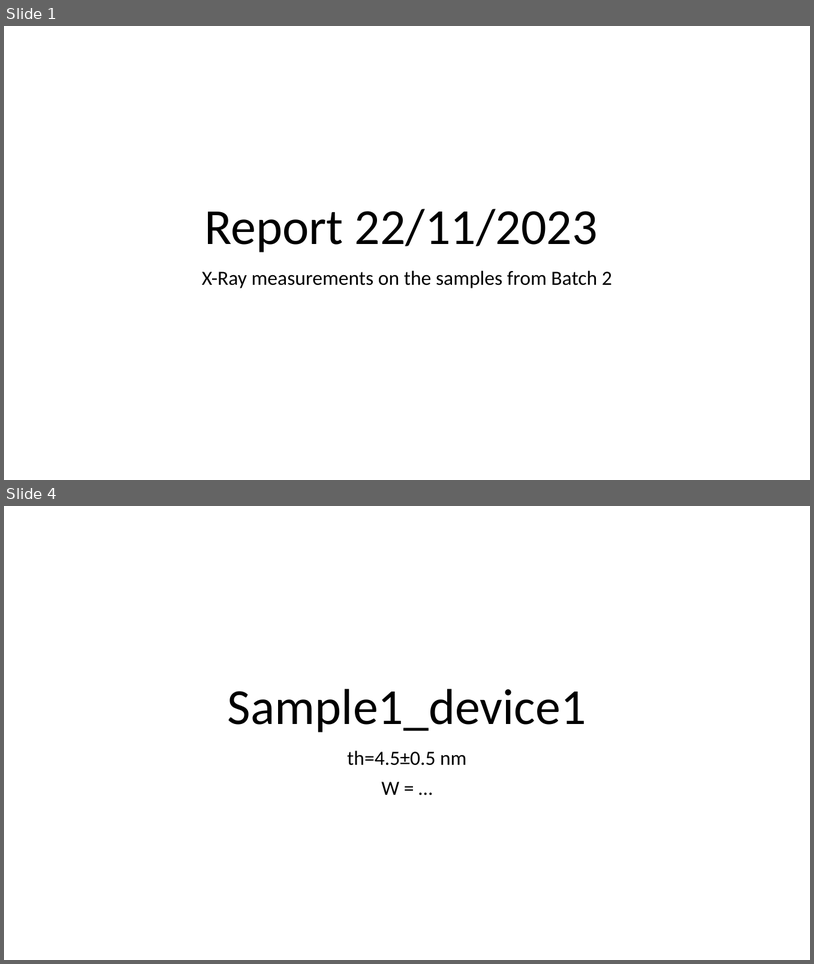
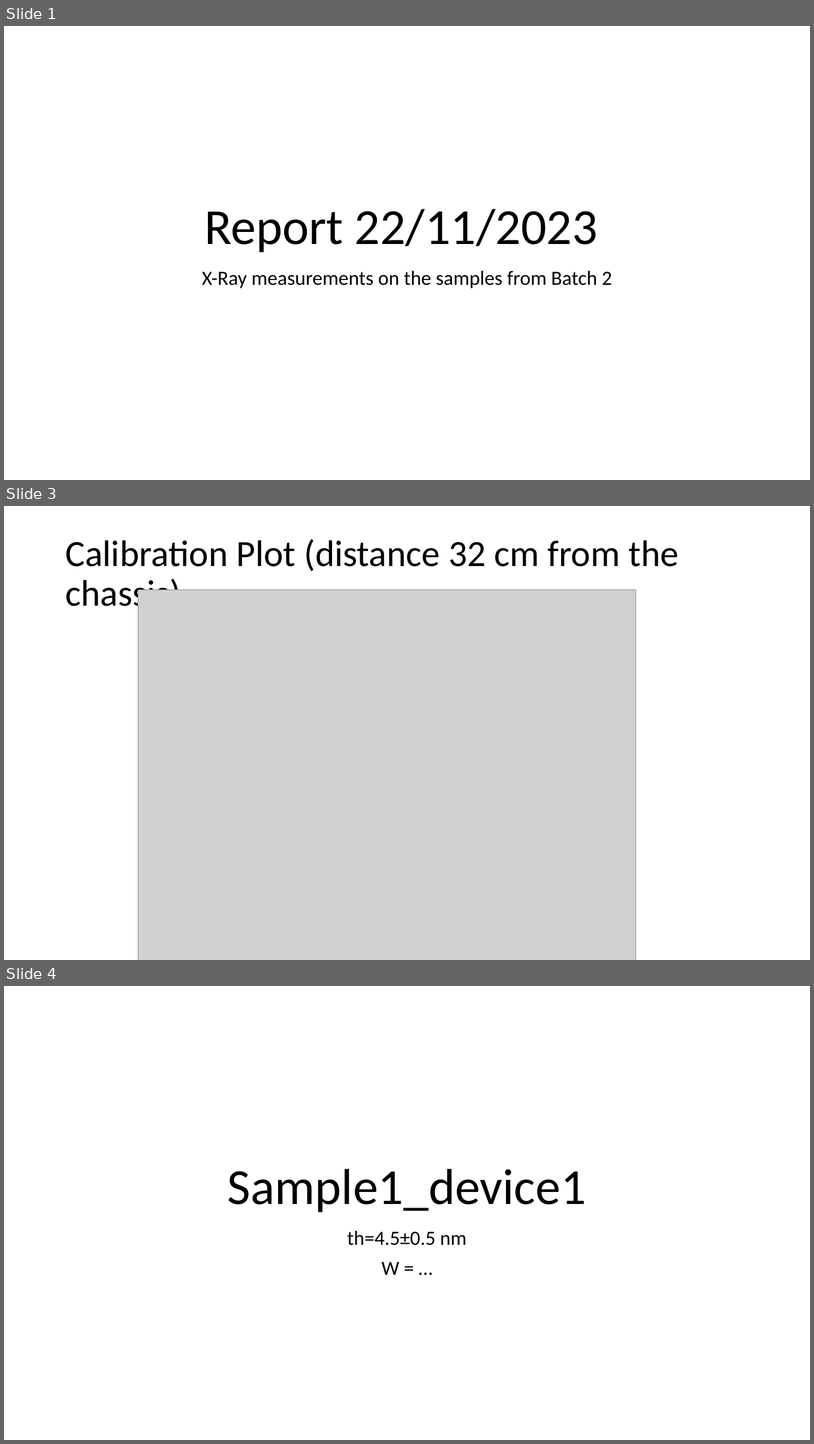
Before and after one commit to MishkaKnizhka98/Master_Thesis, a slide deck: Mikhail Bandurist Transistors/X-Ray Measurements (22-11-2023)/X-Ray Measurements Report Batch2.pptx. Shown one above the other, each under a label of ours: slides 1 and 4 before the commit, slides 1, 3 and 4 after it; the slides between them are not shown. The pictures are 814x964 and 814x1444 pixels, drawn with LibreOffice and Linux fonts; fonts in the diff are those of the drawing; grey boxes stand for pictures. Boxes give left, top, right and bottom in pixels: in the first picture for what was removed or moved away, otherwise in the second. Text is boxed around its words. In the diff, an @@ line names an element or a change of style, - is before the commit and + after.

```diff
--- a/Mikhail Bandurist Transistors/X-Ray Measurements (22-11-2023)/X-Ray Measurements Report Batch2.pptx
+++ b/Mikhail Bandurist Transistors/X-Ray Measurements (22-11-2023)/X-Ray Measurements Report Batch2.pptx
@@ slide 3 added at (4, 506, 810, 960), background #FFFFFF @@
@@ title added at (65, 539, 679, 615), 44 pt, text #000000 @@
+Calibration Plot (distance 32 cm from the chassis)
@@ picture added at (138, 590, 636, 960) @@
```
Also in this commit, not shown: 1 slide changed, 1 other slide added, 2 slides removed, 25 other files.
